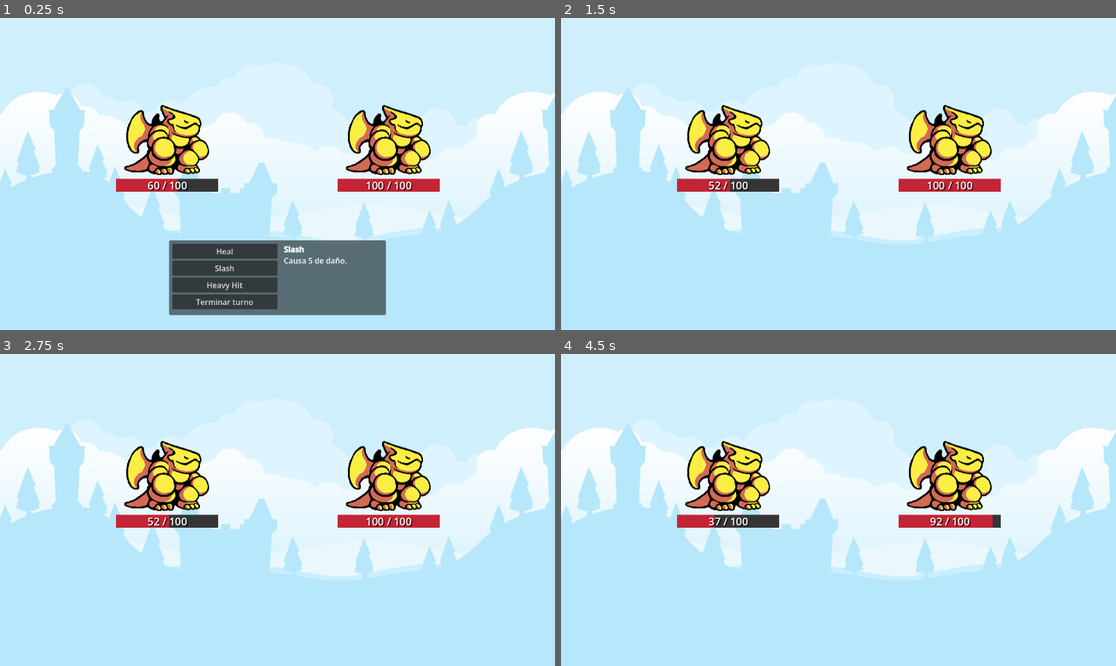
Above: before the commit, frames 1-4 (two rows, left to right).
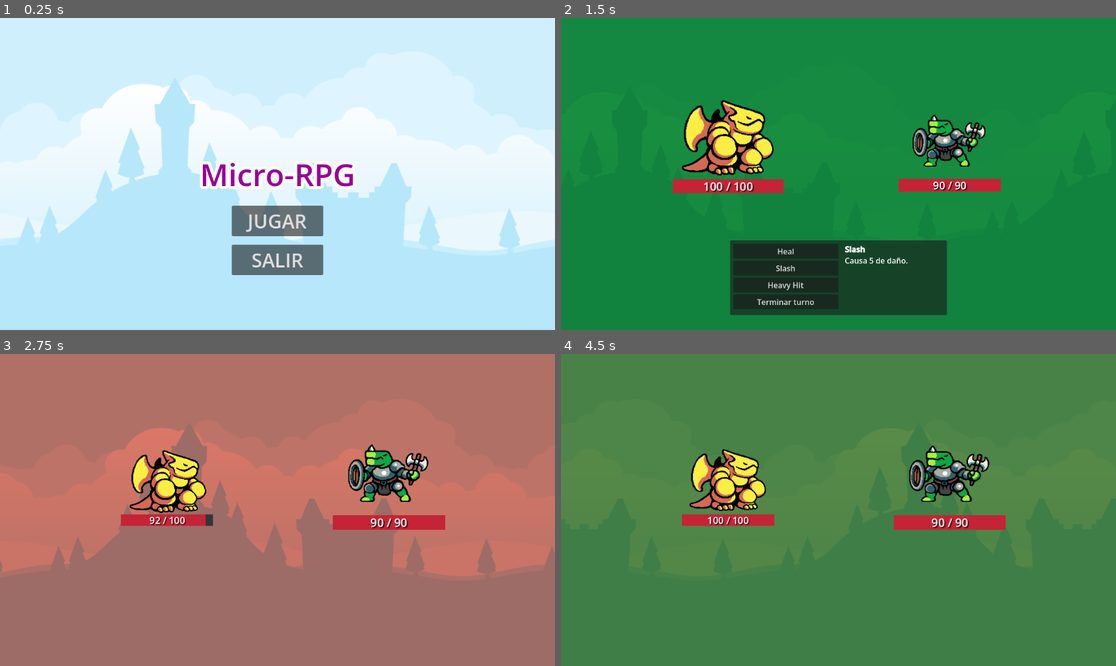
Above: after the commit, the same moments.

Repository: lemendozaru/Micro-RPG
Game: Godot game, scene res://scenes/menu.tscn
Two runs of this game, one before a commit and one after it. Both use one fixed random seed, a clock stepped at 60 frames per second and the inputs below. Before the commit the project starts from res://scenes/battle.tscn.
Inputs (mouse positions are in pixels of both pictures, inside the frame that each line leads up to):
- Up to frame 1 (0.25 s): no input
- Up to frame 2 (1.5 s): click (788, 301) at 0.5 s, where only the run before the commit has a clickable "Terminar turno"; click (838, 220) at 1.25 s, where only the run after the commit has a clickable "JUGAR"
- Up to frame 3 (2.75 s): click "Terminar turno" at 2 s
- Up to frame 4 (4.5 s): move the mouse to (960, 494) at 2.77 s; click (788, 588) at 3.5 s, where only the run after the commit has a clickable "Heal"; click (788, 603) at 4.25 s, where only the run before the commit has a clickable "Slash"

The runs differ from the first frame. In frame 1, 33% of the frame differs, in the area x 0-100%, y 21-96%; in frame 2, 98%; in frame 3, 98%; in frame 4, 98%, in the area x 0-100%, y 0-100%.

Commit message:
Juego terminado

Diff:
--- a/project.godot
+++ b/project.godot
@@ -11,7 +11,7 @@
 [application]
 
 config/name="Micro-RPG"
-run/main_scene="uid://cxdwnxbgbe6s0"
+run/main_scene="uid://s748bu0b8yb8"
 config/features=PackedStringArray("4.6", "Forward Plus")
 config/icon="res://icon.svg"
 
--- a/scenes/battle.tscn
+++ b/scenes/battle.tscn
@@ -2,14 +2,22 @@
 
 [ext_resource type="Script" uid="uid://cp6jbm0dfil0v" path="res://scripts/game_manager.gd" id="1_a12nh"]
 [ext_resource type="Texture2D" uid="uid://b7snxudq6nhlj" path="res://assets/Sprites/backgroundCastles.png" id="1_dn72j"]
+[ext_resource type="Script" uid="uid://cdbwy3ogj6vae" path="res://scripts/background.gd" id="3_6ni85"]
 [ext_resource type="PackedScene" uid="uid://crujc6dgymb0l" path="res://scenes/character.tscn" id="3_p1qf1"]
 [ext_resource type="Script" uid="uid://biv7eiextb2m0" path="res://scripts/combat_action.gd" id="4_4k1nj"]
 [ext_resource type="Resource" uid="uid://c6su8qlajdcm6" path="res://actions/heal.tres" id="5_f4pi3"]
 [ext_resource type="Resource" uid="uid://brp8a0fe5347o" path="res://actions/slash.tres" id="6_yahae"]
 [ext_resource type="Resource" uid="uid://bujgipe7yww61" path="res://actions/heavy_hit.tres" id="7_v7i3o"]
+[ext_resource type="Texture2D" uid="uid://cjt6b4i0tnsx2" path="res://assets/Sprites/Dragon.png" id="8_03edq"]
 [ext_resource type="Script" uid="uid://ddonqod1f40ku" path="res://scripts/combat_action_button.gd" id="8_f4pi3"]
 [ext_resource type="Script" uid="uid://byllll3sqhf6w" path="res://scripts/combat_actions_ui.gd" id="8_yahae"]
+[ext_resource type="Texture2D" uid="uid://d24xeumdjgktb" path="res://assets/Sprites/Reptile.png" id="9_22uqi"]
 [ext_resource type="Script" uid="uid://yp28yqjpvxw7" path="res://scripts/end_screen.gd" id="10_v7i3o"]
+[ext_resource type="AudioStream" uid="uid://brs61ofunva27" path="res://assets/Audio/battle_music.wav" id="13_22uqi"]
+
+[sub_resource type="Gradient" id="Gradient_6ni85"]
+offsets = PackedFloat32Array(0, 0.51449275, 1)
+colors = PackedColorArray(0.08566708, 0.49175298, 0.37807927, 1, 0.09978502, 0.58132774, 0.2219888, 1, 0.96309215, 0.45305002, 0.43303588, 1)
 
 [sub_resource type="StyleBoxFlat" id="StyleBoxFlat_yahae"]
 bg_color = Color(0.009408864, 0.37424594, 0.30953583, 1)
@@ -24,27 +32,32 @@
 
 [node name="Background" type="TextureRect" parent="." unique_id=2044833447]
 z_index = -1
-offset_left = -760.0
+offset_left = -3861.0
 offset_top = -516.0
-offset_right = 744.0
+offset_right = 651.0
 offset_bottom = 508.0
 texture = ExtResource("1_dn72j")
 stretch_mode = 1
+script = ExtResource("3_6ni85")
+color_lerp = SubResource("Gradient_6ni85")
 
 [node name="Camera2D" type="Camera2D" parent="." unique_id=1889826801]
 
 [node name="PlayerCharacter" parent="." unique_id=875894264 instance=ExtResource("3_p1qf1")]
 position = Vector2(-230, 0)
 is_player = true
-cur_health = 60
+cur_health = 100
 max_health = 100
 combat_actions = Array[ExtResource("4_4k1nj")]([ExtResource("5_f4pi3"), ExtResource("6_yahae"), ExtResource("7_v7i3o")])
+display_texture = ExtResource("8_03edq")
 
 [node name="IACharacter" parent="." unique_id=1049328792 instance=ExtResource("3_p1qf1")]
 position = Vector2(230, 0)
-cur_health = 100
-max_health = 100
+facing_left = true
+cur_health = 90
+max_health = 90
 combat_actions = Array[ExtResource("4_4k1nj")]([ExtResource("7_v7i3o"), ExtResource("6_yahae"), ExtResource("5_f4pi3")])
+display_texture = ExtResource("9_22uqi")
 
 [node name="CanvasLayer" type="CanvasLayer" parent="." unique_id=1549485730]
 
@@ -141,5 +154,10 @@
 theme_override_font_sizes/font_size = 32
 text = "Juega de nuevo"
 
+[node name="Music" type="AudioStreamPlayer" parent="." unique_id=1020537634]
+stream = ExtResource("13_22uqi")
+volume_db = -15.0
+autoplay = true
+
 [connection signal="pressed" from="CanvasLayer/CombatActionsUI/ButtonsContainer/PassTurnButton" to="CanvasLayer/CombatActionsUI" method="_on_pass_turn_button_pressed"]
 [connection signal="pressed" from="CanvasLayer/EndScreen/PlayAgainButton" to="CanvasLayer/EndScreen" method="_on_play_again_button_pressed"]
--- a/scenes/character.tscn
+++ b/scenes/character.tscn
@@ -3,6 +3,7 @@
 [ext_resource type="Script" uid="uid://cth665apoxpv4" path="res://scripts/character.gd" id="1_rkhd4"]
 [ext_resource type="Texture2D" uid="uid://cjt6b4i0tnsx2" path="res://assets/Sprites/Dragon.png" id="2_lrhn5"]
 [ext_resource type="Script" uid="uid://ntyhxjjf3ujm" path="res://scripts/character_health_bar.gd" id="3_lrhn5"]
+[ext_resource type="Script" uid="uid://kplj1eeubwst" path="res://scripts/character_visual.gd" id="3_my7n2"]
 
 [sub_resource type="StyleBoxFlat" id="StyleBoxFlat_rkhd4"]
 bg_color = Color(0.20871013, 0.20871016, 0.20871004, 1)
@@ -21,6 +22,7 @@
 [node name="Sprite2D" type="Sprite2D" parent="." unique_id=759000875]
 texture = ExtResource("2_lrhn5")
 offset = Vector2(0, -70)
+script = ExtResource("3_my7n2")
 
 [node name="AudioStreamPlayer" type="AudioStreamPlayer" parent="." unique_id=1068541064]
 
--- /dev/null
+++ b/scenes/menu.tscn
@@ -0,0 +1,81 @@
+[gd_scene format=3 uid="uid://s748bu0b8yb8"]
+
+[ext_resource type="Script" uid="uid://djcwry6q6u8v7" path="res://scripts/menu.gd" id="1_vjb58"]
+[ext_resource type="Texture2D" uid="uid://b7snxudq6nhlj" path="res://assets/Sprites/backgroundCastles.png" id="1_yqeox"]
+
+[sub_resource type="LabelSettings" id="LabelSettings_yqeox"]
+font_size = 64
+font_color = Color(0.59511304, 0.00026471913, 0.59680635, 1)
+outline_size = 25
+
+[node name="Menu" type="Control" unique_id=1723503027]
+layout_mode = 3
+anchors_preset = 15
+anchor_right = 1.0
+anchor_bottom = 1.0
+grow_horizontal = 2
+grow_vertical = 2
+script = ExtResource("1_vjb58")
+
+[node name="TextureRect" type="TextureRect" parent="." unique_id=1860314917]
+layout_mode = 1
+anchors_preset = 15
+anchor_right = 1.0
+anchor_bottom = 1.0
+grow_horizontal = 2
+grow_vertical = 2
+texture = ExtResource("1_yqeox")
+expand_mode = 4
+
+[node name="Title" type="Label" parent="." unique_id=1310729923]
+layout_mode = 1
+anchors_preset = 8
+anchor_left = 0.5
+anchor_top = 0.5
+anchor_right = 0.5
+anchor_bottom = 0.5
+offset_left = -161.5
+offset_top = -44.0
+offset_right = 161.5
+offset_bottom = 44.0
+grow_horizontal = 2
+grow_vertical = 2
+text = "Micro-RPG"
+label_settings = SubResource("LabelSettings_yqeox")
+horizontal_alignment = 1
+vertical_alignment = 1
+
+[node name="PlayButton" type="Button" parent="." unique_id=1366494896]
+layout_mode = 1
+anchors_preset = 8
+anchor_left = 0.5
+anchor_top = 0.5
+anchor_right = 0.5
+anchor_bottom = 0.5
+offset_left = -95.0
+offset_top = 66.0
+offset_right = 95.0
+offset_bottom = 129.0
+grow_horizontal = 2
+grow_vertical = 2
+theme_override_font_sizes/font_size = 40
+text = "JUGAR"
+
+[node name="QuitButton" type="Button" parent="." unique_id=1254462934]
+layout_mode = 1
+anchors_preset = 8
+anchor_left = 0.5
+anchor_top = 0.5
+anchor_right = 0.5
+anchor_bottom = 0.5
+offset_left = -95.0
+offset_top = 147.0
+offset_right = 95.0
+offset_bottom = 210.0
+grow_horizontal = 2
+grow_vertical = 2
+theme_override_font_sizes/font_size = 40
+text = "SALIR"
+
+[connection signal="pressed" from="PlayButton" to="." method="_on_play_button_pressed"]
+[connection signal="pressed" from="QuitButton" to="." method="_on_quit_button_pressed"]
--- /dev/null
+++ b/scripts/background.gd
@@ -0,0 +1,23 @@
+extends TextureRect
+
+# velocidad del movimiento
+@export var speed : float = 200
+# Extensión
+@export var extents : float = 1024
+# Posición inicial
+@onready var start_pos : Vector2 = position
+# Cambio de color
+@export var color_lerp : Gradient
+
+func _process(delta):
+	position.x += speed * delta
+	# Si la posición actual en X menos la original supera la extensión:
+	if position.x - start_pos.x >= extents:
+		# reiniciamos la posición
+		position = start_pos
+
+	# Obtenemos el tiempo del sistema
+	var time = sin(Time.get_unix_time_from_system())
+	time = (time + 1) / 2
+	# Aplicamos un filtro de color basados en el tiempo
+	modulate = color_lerp.sample(time)
--- a/scripts/character.gd
+++ b/scripts/character.gd
@@ -2,6 +2,9 @@
 
 # Creamos nuestra clase Character
 class_name Character
+
+# Booleana que hace girar a la izquierda
+@export var facing_left : bool = false
 
 # Señal de daño
 signal OnTakeDamage (health : int)
@@ -14,7 +17,8 @@
 @export var cur_health : int
 # Guarda la vida máxima del caracter
 @export var max_health : int
-# Muestra la escala hacia la cual va el caracter. Muestra el turno del jugador
+# Muestra la escala hacia la cual va el caracter.
+# Muestra el turno del jugador
 var target_scale : float = 1.0
 # Referencia al AudioStreamPlayer
 @onready var audio : AudioStreamPlayer = $AudioStreamPlayer
@@ -26,14 +30,18 @@
 # Arreglo de movimientos
 @export var combat_actions : Array[CombatAction]
 
+# Referencia al sprite del caracter
+@onready var sprite : Sprite2D = $Sprite2D
+
+# Variable para cargar diferentes texturas
+@export var display_texture : Texture2D
+
 # Called when the node enters the scene tree for the first time.
 func _ready() -> void:
-	pass # Replace with function body.
+	# Tomamos el valor de la variable lógica correspondiente
+	sprite.flip_h = facing_left
+	sprite.texture = display_texture
 
-
-# Called every frame. 'delta' is the elapsed time since the previous frame.
-func _process(_delta: float) -> void:
-	pass
 
 # Llamada cuando comience el turno del caracter
 func begin_turn():
@@ -44,6 +52,13 @@
 func end_turn ():
 	# Menor a 1: fin del turno
 	target_scale = 0.9
+
+# Called every frame. 'delta' is the elapsed time since the previous frame.
+func _process(delta: float):
+	# Escala en X
+	scale.x = lerp(scale.x, target_scale, delta * 10)
+	# Escala en Y
+	scale.y = lerp(scale.y, target_scale, delta * 10)
 
 # Recibir daño
 func take_damage (amount : int):
--- /dev/null
+++ b/scripts/character_visual.gd
@@ -0,0 +1,52 @@
+extends Sprite2D
+
+# Variable que aplica el desfase
+@onready var base_offset: Vector2 = offset
+# Intensidad de la sacudida
+var shake_intensity: float = 0.0
+var shake_damping: float = 10.0
+
+# Intensidad del movimiento
+var bob_amount : float = 0.02
+# Velocidad del movimiento
+var bob_speed : float = 15.0
+
+# Called when the node enters the scene tree for the first time.
+func _ready() -> void:
+	# Obtenemos el nodo padre
+	var character = get_parent()
+	# Conectamos a la señal de recibir daño
+	character.OnTakeDamage.connect(_damage_visual)
+
+
+# Called every frame. 'delta' is the elapsed time since the previous frame.
+func _process(delta: float) -> void:
+	# Tomamos el tiempo desde el sistema
+	var t = Time.get_unix_time_from_system()
+	# Usamos la función seno
+	var y_scale = 1 + (sin(t * bob_speed) * bob_amount)
+	# Escalamos en y basados en el seno
+	scale.y = y_scale
+
+	# Si la intensidad es mayor a cero:
+	if shake_intensity > 0:
+		# Interpola la vibración gradualmente
+		shake_intensity = lerpf(shake_intensity, 0, shake_damping * delta)
+		# Desfase aleatorio
+		offset = base_offset + _random_offset()
+
+# Desfase aleatorio para la sacudida del sprite
+func _random_offset() -> Vector2:
+	var x = randf_range(-shake_intensity, shake_intensity)
+	var y = randf_range(-shake_intensity, shake_intensity)
+	return Vector2(x, y)
+
+func _damage_visual(health: int):
+	# Aplicamos un filtro rojo
+	modulate = Color.RED
+	# Intensidad de sacudida
+	shake_intensity = 10.0
+	# Hacemos que dure 0.05 s
+	await get_tree().create_timer(0.05).timeout
+	# quitamos el filtro rojo
+	modulate = Color.WHITE
--- a/scripts/game_manager.gd
+++ b/scripts/game_manager.gd
@@ -77,8 +77,9 @@
 	else:
 		# Cede el turno a la IA
 		current_character = ia_character
-		# Comienza el turno para el caracter actual
-		current_character.begin_turn()
+	# Comienza el turno para el caracter actual
+	current_character.begin_turn()
+
 	# Si es turno del jugador:
 	if current_character.is_player:
 		# Habilita la IU
--- /dev/null
+++ b/scripts/menu.gd
@@ -0,0 +1,7 @@
+extends Control
+
+func _on_play_button_pressed() -> void:
+	get_tree().change_scene_to_file("res://scenes/battle.tscn")
+
+func _on_quit_button_pressed() -> void:
+	get_tree().quit()
Not shown, changed: assets/Audio/battle_music.wav.import
Not shown, added: export_presets.cfg
Not shown, added: scripts/background.gd.uid
Not shown, added: scripts/character_visual.gd.uid
Not shown, added: scripts/menu.gd.uid
